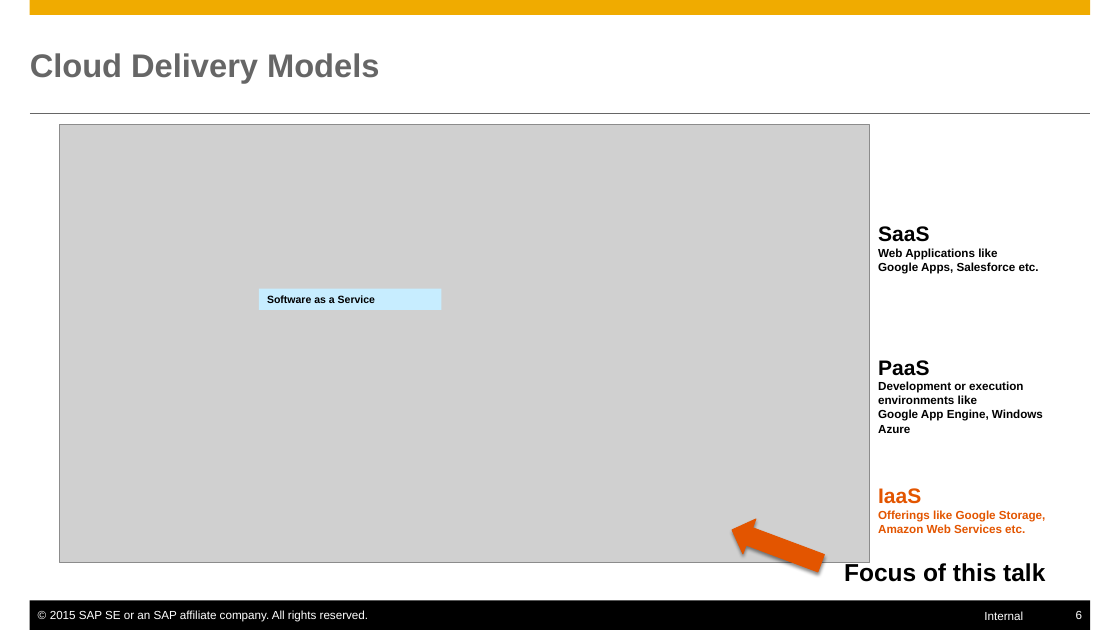
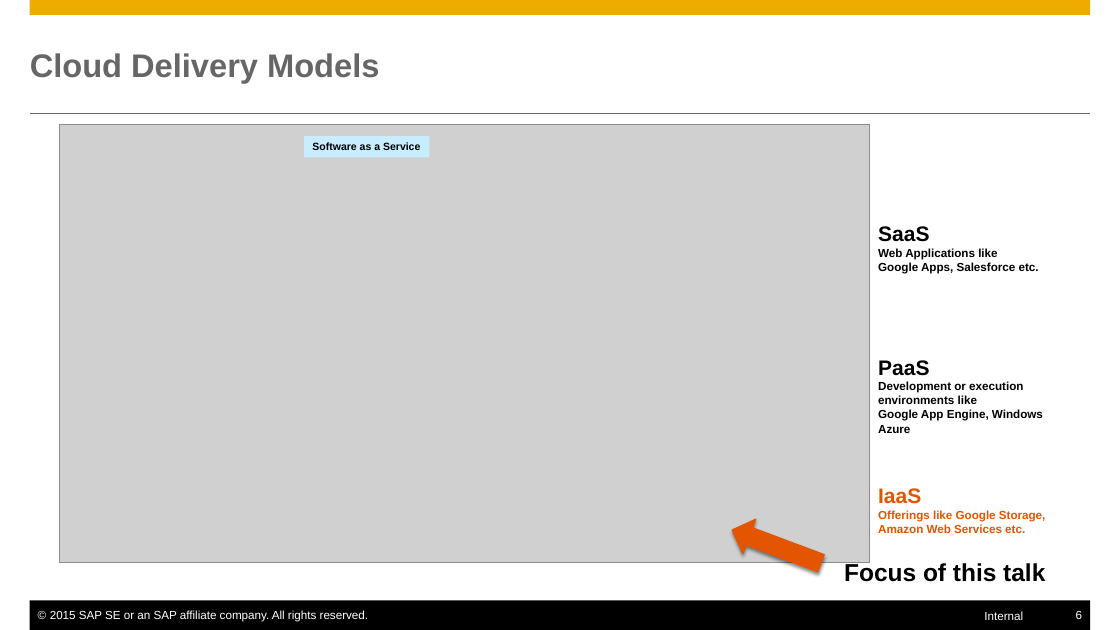
Before and after one commit to Hingo/ansible_meteor, a slide deck: slide 6 of presentation/slides.pptx. Drawn at 1120x630 pixels with LibreOffice and Linux fonts; fonts in the diff are those of the drawing; grey boxes stand for pictures. Boxes give left, top, right and bottom in pixels: in the first picture for what was removed or moved away, otherwise in the second. Text is boxed around its words. In the diff, an @@ line names an element or a change of style, - is before the commit and + after.

```diff
--- a/presentation/slides.pptx
+++ b/presentation/slides.pptx
@@ rectangle "Software as a Service": place and size @@
-rectangle "Software as a Service" at box(259, 289, 441, 310)
+rectangle "Software as a Service" at box(304, 136, 429, 157)
```
Also in this commit, not shown: 2 other slides changed, 5 slides added, 1 slide removed.
